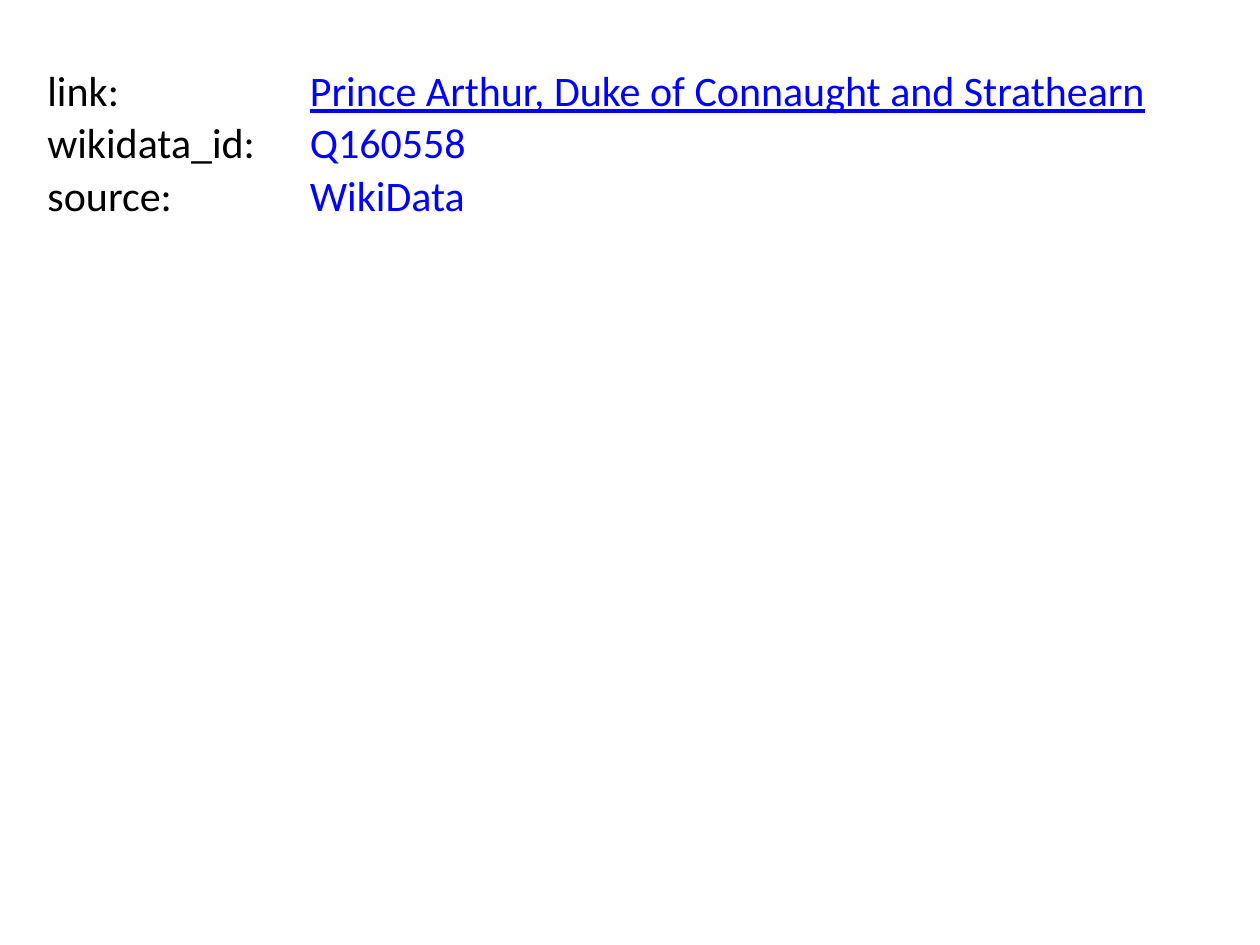
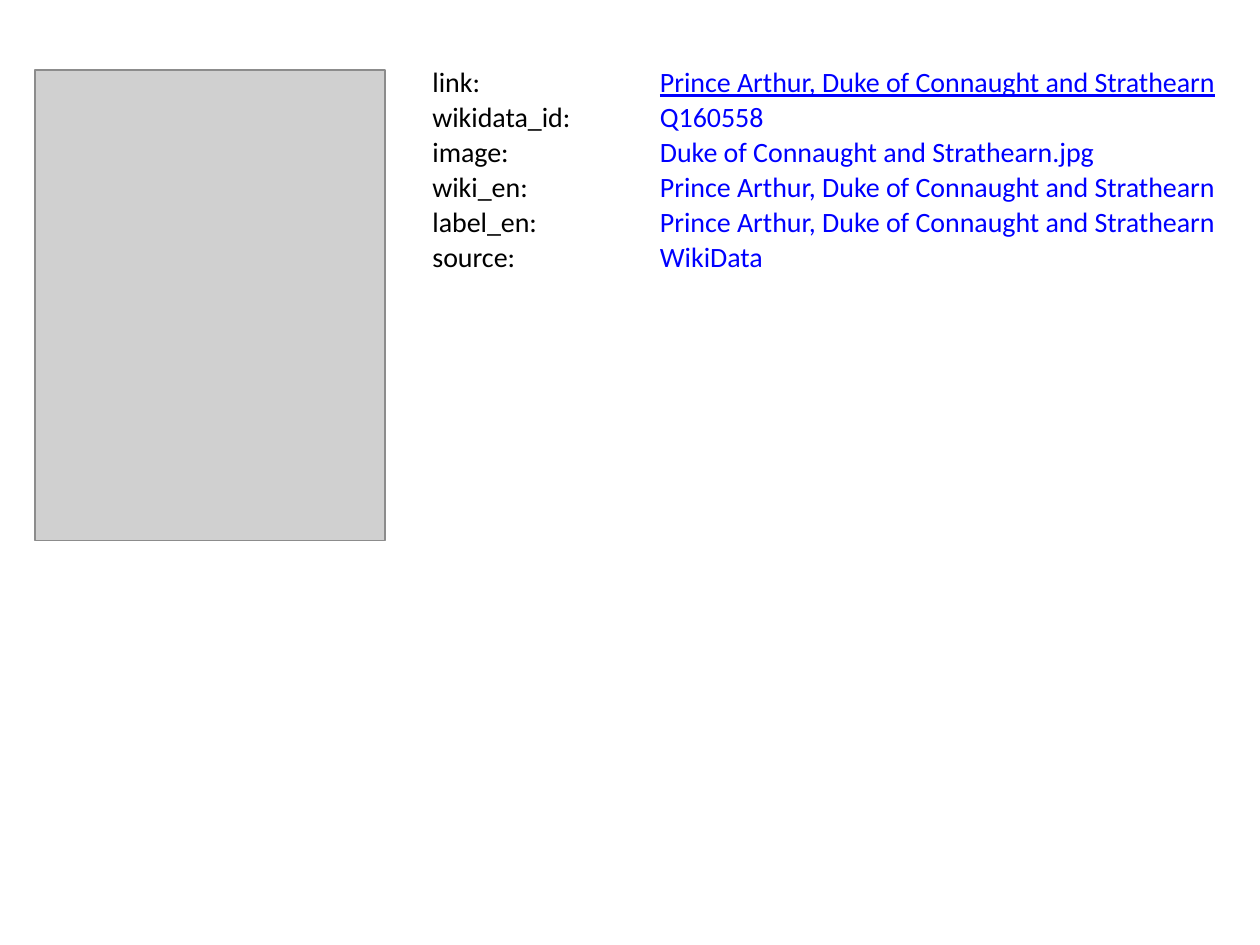
Before and after one commit to BITPlan/com.bitplan.simplegraph, a slide deck: slide 8 of QueenVictoria.pptx. Drawn at 1260x945 pixels with LibreOffice and Linux fonts; fonts in the diff are those of the drawing; grey boxes stand for pictures. Boxes give left, top, right and bottom in pixels: in the first picture for what was removed or moved away, otherwise in the second. Text is boxed around its words. In the diff, an @@ line names an element or a change of style, - is before the commit and + after.

```diff
--- a/QueenVictoria.pptx
+++ b/QueenVictoria.pptx
@@ text "link:": place and size @@
-text "link:" at box(47, 76, 119, 107)
+text "link:" at box(432, 72, 480, 92)
@@ text "Prince Arthur, Duke of Connaught ...": place and size @@
-text "Prince Arthur, Duke of Connaught ..." at box(310, 76, 1145, 114)
+text "Prince Arthur, Duke of Connaught ..." at box(660, 212, 1215, 237)
@@ picture added at box(35, 71, 386, 542) @@
@@ text "wikidata_id:": place and size @@
-text "wikidata_id:" at box(47, 128, 255, 164)
+text "wikidata_id:" at box(432, 107, 570, 131)
@@ text "Q160558": place and size @@
-text "Q160558" at box(310, 129, 466, 164)
+text "Q160558" at box(660, 108, 764, 131)
@@ text added at box(660, 72, 1094, 167), 16 pt, text #0000FF @@
+Prince Arthur, Duke of Connaught and Strathearn
@@ text added at box(822, 72, 1215, 167), 16 pt, text #0000FF @@
+Duke of Connaught and Strathearn.jpg
@@ text added at box(432, 142, 508, 167), 16 pt, text #000000 @@
+image:
@@ text added at box(432, 177, 537, 236), 16 pt, text #000000 @@
+wiki_en:
@@ text added at box(432, 177, 527, 201), 16 pt, text #000000 @@
+label_en:
@@ text added at box(660, 177, 1215, 202), 16 pt, text #0000FF @@
+Prince Arthur, Duke of Connaught and Strathearn
@@ size 24 to 16 pt in 6 elements at box(660, 212, 1215, 237), box(432, 72, 480, 92), box(660, 108, 764, 131), box(660, 247, 763, 268), box(432, 107, 570, 131), box(432, 253, 515, 268) @@
@@ text "source:": place and size @@
-text "source:" at box(47, 190, 171, 212)
+text "source:" at box(432, 253, 515, 268)
@@ text "WikiData": place and size @@
-text "WikiData" at box(310, 181, 465, 212)
+text "WikiData" at box(660, 247, 763, 268)
```
Also in this commit, not shown: 9 other slides changed, 7 other files.
